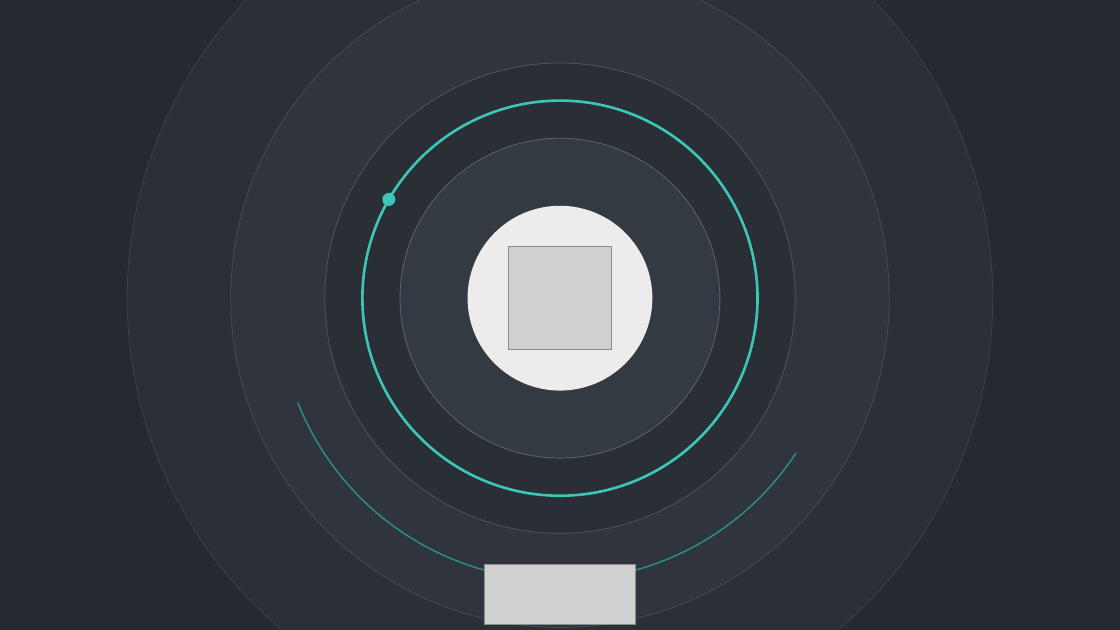
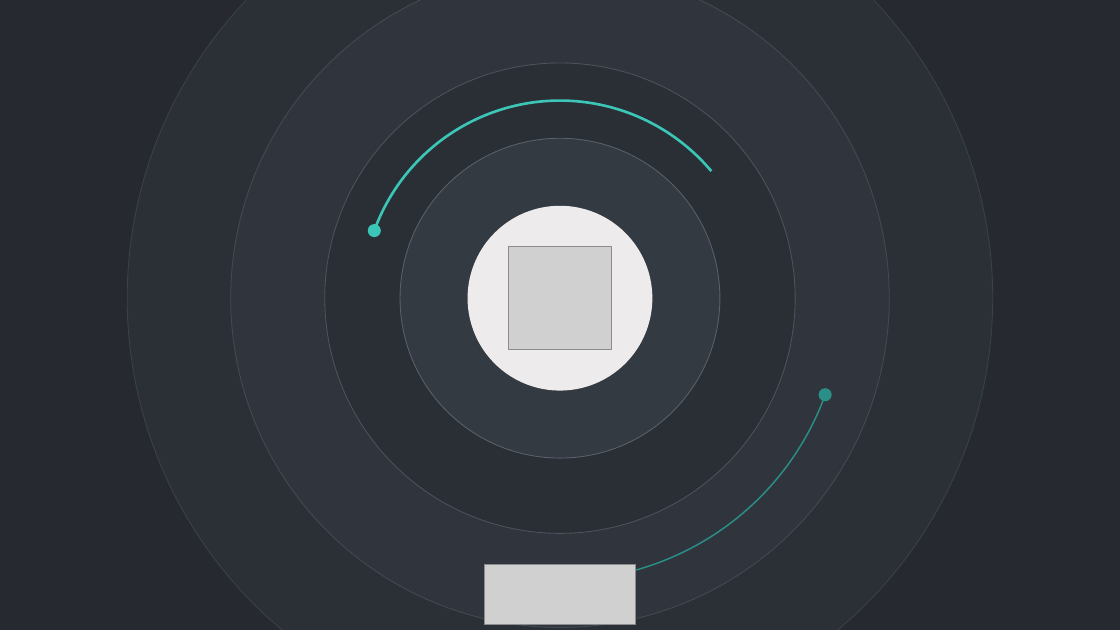
Before and after one commit to ula0740-ux/Loyha-, a slide deck: slide 2 of hisobot/hrm/morph/HRM_2026_Sentabr_Morph.pptx. Drawn at 1120x630 pixels with LibreOffice and Linux fonts; fonts in the diff are those of the drawing; grey boxes stand for pictures. Boxes give left, top, right and bottom in pixels: in the first picture for what was removed or moved away, otherwise in the second. Text is boxed around its words. In the diff, an @@ line names an element or a change of style, - is before the commit and + after.

```diff
--- a/hisobot/hrm/morph/HRM_2026_Sentabr_Morph.pptx
+++ b/hisobot/hrm/morph/HRM_2026_Sentabr_Morph.pptx
@@ arc (boxed as its full ellipse) at (278,16,843,581): proportions changed; rotation 0 to 270 degrees @@
@@ arc (boxed as its full ellipse) at (362,101,757,496): proportions changed @@
@@ ellipse: place and size @@
-ellipse at (382,193,396,207)
+ellipse at (368,224,381,238)
@@ ellipse added at (819,388,833,402), fill #2A8F86 @@
```
Also in this commit, not shown: 11 other slides changed, 1 other file.
